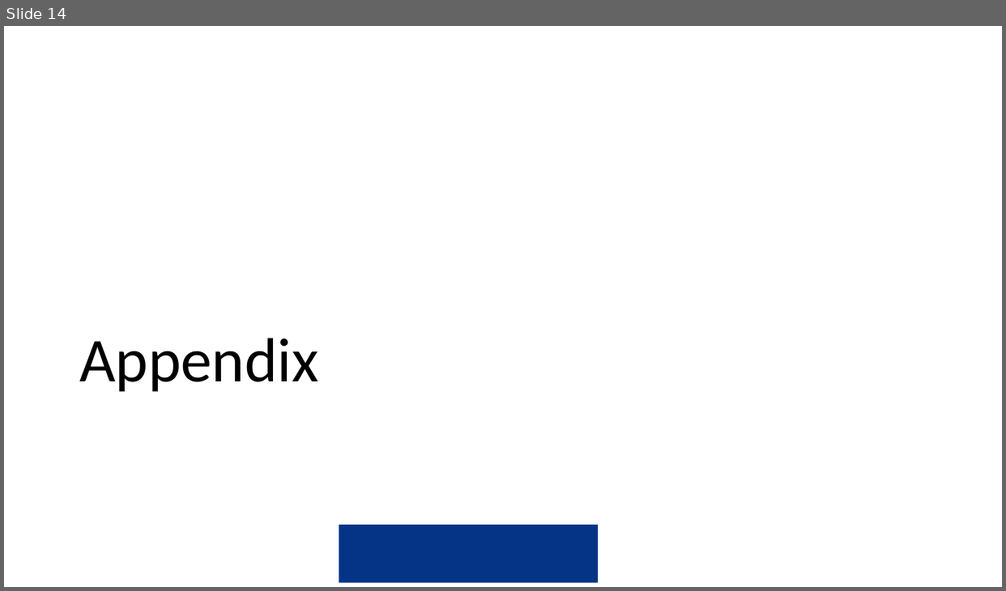
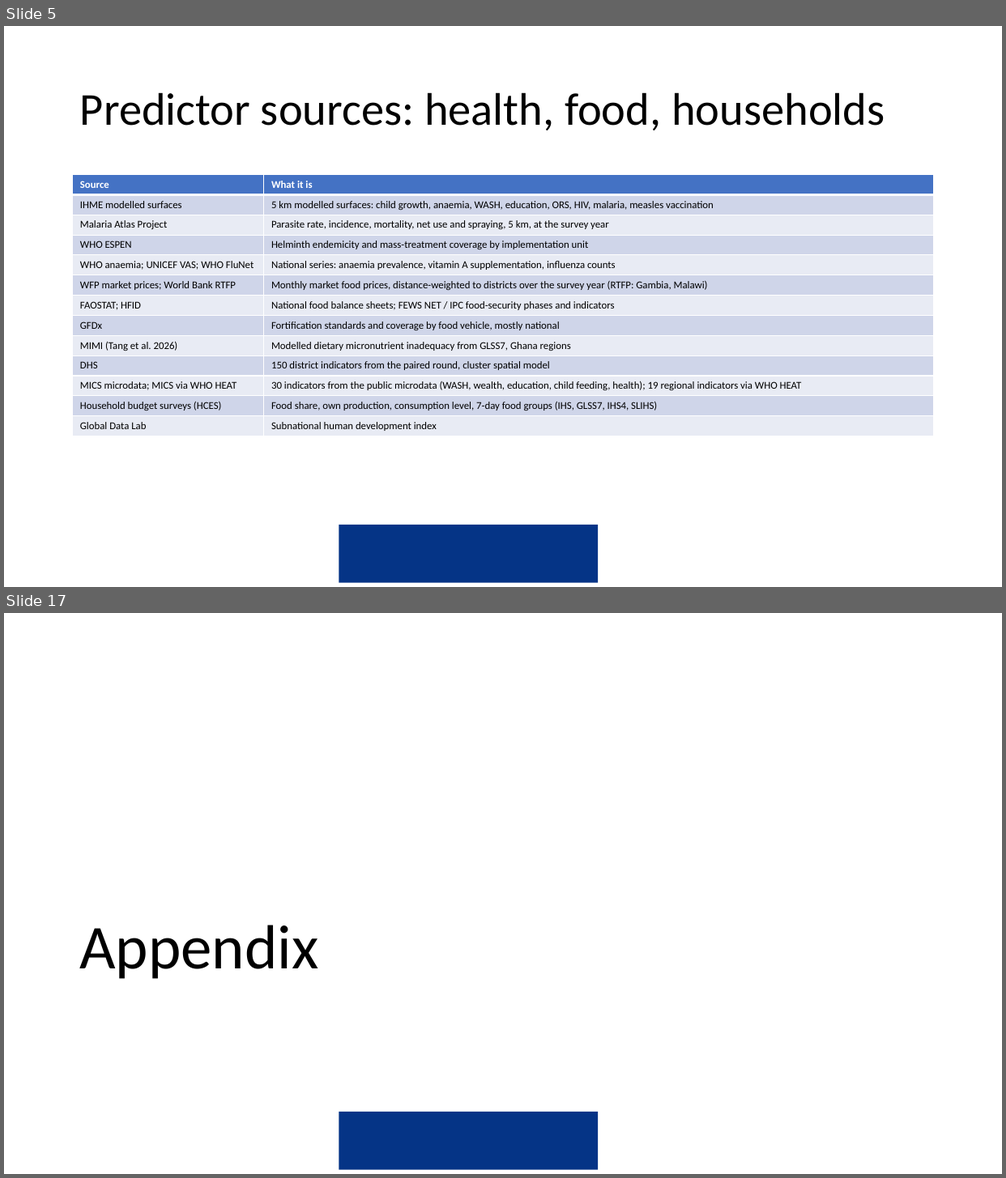
Before and after one commit to amertens/mn-prediction, a slide deck: docs/slides/MN-proxy-data-sources-2026-09.pptx. Shown one above the other, each under a label of ours: slide 14 before the commit, slides 5 and 17 after it; the slides between them are not shown. The pictures are 1006x591 and 1006x1178 pixels, drawn with LibreOffice and Linux fonts; fonts in the diff are those of the drawing; background and template pictures are left out. Boxes give left, top, right and bottom in pixels: in the first picture for what was removed or moved away, otherwise in the second. Text is boxed around its words. In the diff, an @@ line names an element or a change of style, - is before the commit and + after.

```diff
--- a/docs/slides/MN-proxy-data-sources-2026-09.pptx
+++ b/docs/slides/MN-proxy-data-sources-2026-09.pptx
@@ slide 5 added at [4, 26, 1002, 587], background #FFFFFF; not listed: 1 template element that a slide beside it also shows @@
@@ title added at [80, 92, 884, 130], 44 pt, text #000000 @@
+Predictor sources: health, food, households
@@ table added at [73, 175, 934, 435], 13 rows, 2 columns @@
+Source | What it is
+IHME modelled surfaces | 5 km modelled surfaces: child growth, anaemia, WASH, education, ORS, HIV, malaria, measles vaccination
+Malaria Atlas Project | Parasite rate, incidence, mortality, net use and spraying, 5 km, at the survey year
+WHO ESPEN | Helminth endemicity and mass-treatment coverage by implementation unit
+WHO anaemia; UNICEF VAS; WHO FluNet | National series: anaemia prevalence, vitamin A supplementation, influenza counts
+WFP market prices; World Bank RTFP | Monthly market food prices, distance-weighted to districts over the survey year (RTFP: Gambia, Malawi)
+FAOSTAT; HFID | National food balance sheets; FEWS NET / IPC food-security phases and indicators
+GFDx | Fortification standards and coverage by food vehicle, mostly national
+MIMI (Tang et al. 2026) | Modelled dietary micronutrient inadequacy from GLSS7, Ghana regions
+DHS | 150 district indicators from the paired round, cluster spatial model
+MICS microdata; MICS via WHO HEAT | 30 indicators from the public microdata (WASH, wealth, education, child feeding, health); 19 regional indicators via WHO HEAT
+Household budget surveys (HCES) | Food share, own production, consumption level, 7-day food groups (IHS, GLSS7, IHS4, SLIHS)
+Global Data Lab | Subnational human development index
@@ what was slide 14 is now slide 17 @@
```
Also in this commit, not shown: 9 slides changed, 9 other slides added, 8 slides removed, 36 other files.
